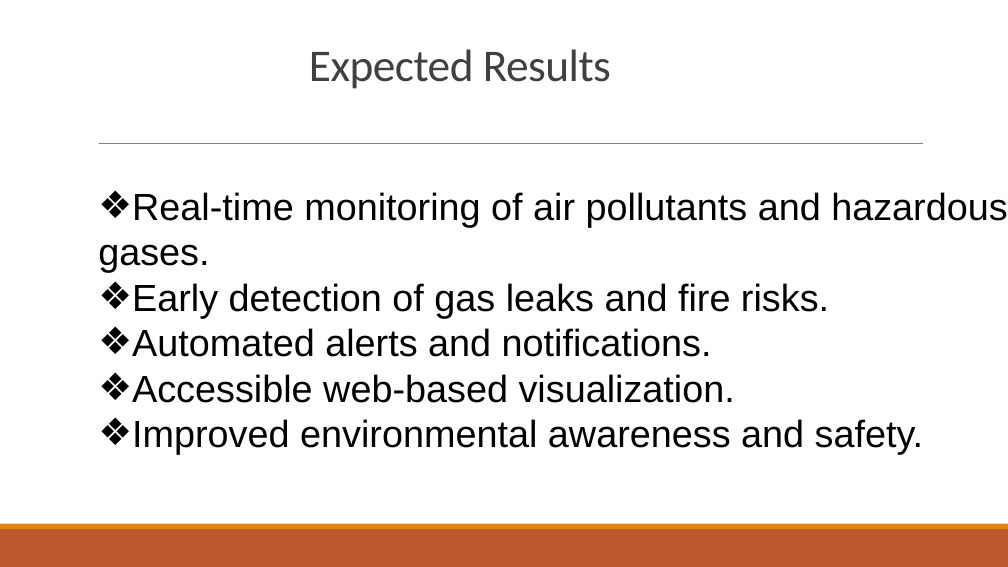
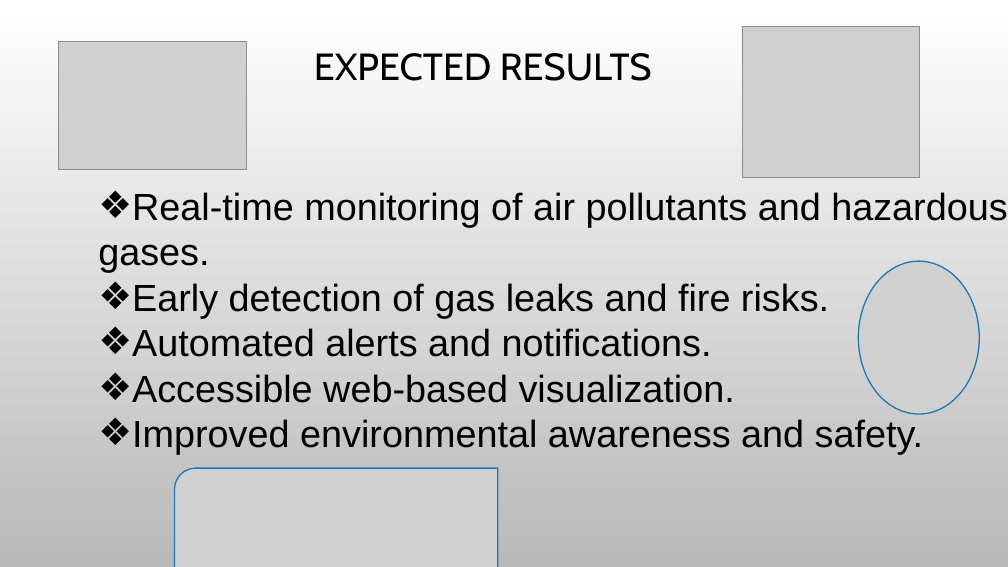
Before and after one commit to joshuamuthenya/finalyearproject_all_content, a slide deck: slide 9 of iotbasedairqualitymonitoringsystem.pptx. Drawn at 1008x567 pixels with LibreOffice and Linux fonts; fonts in the diff are those of the drawing; grey boxes stand for pictures; background and template pictures are left out. Boxes give left, top, right and bottom in pixels: in the first picture for what was removed or moved away, otherwise in the second. Text is boxed around its words. In the diff, an @@ line names an element or a change of style, - is before the commit and + after.

```diff
--- a/iotbasedairqualitymonitoringsystem.pptx
+++ b/iotbasedairqualitymonitoringsystem.pptx
@@ background #FFFFFF to picture (left out) @@
@@ picture added at box(743, 26, 920, 178) @@
@@ picture added at box(58, 42, 247, 170) @@
@@ title "EXPECTED RESULTS" at box(314, 53, 652, 81): vertical alignment bottom to middle @@
@@ title at box(314, 53, 652, 81): text changed; size 43.2 to 36 pt; font Calibri to Cabin; text colour #404040 to #000000 @@
-Expected Results
+EXPECTED RESULTS
@@ line removed from (99, 144) to (923, 144) @@
@@ text at box(132, 192, 1007, 454): indent changed @@
@@ picture added at box(858, 261, 979, 414) @@
@@ picture added at box(175, 468, 498, 567) @@
@@ rectangle removed at box(0, 529, 1008, 567) @@
@@ rectangle removed at box(0, 524, 1008, 529) @@
```
Also in this commit, not shown: 9 other slides changed, 4 slides added, 3 slides removed, 45 other files.
